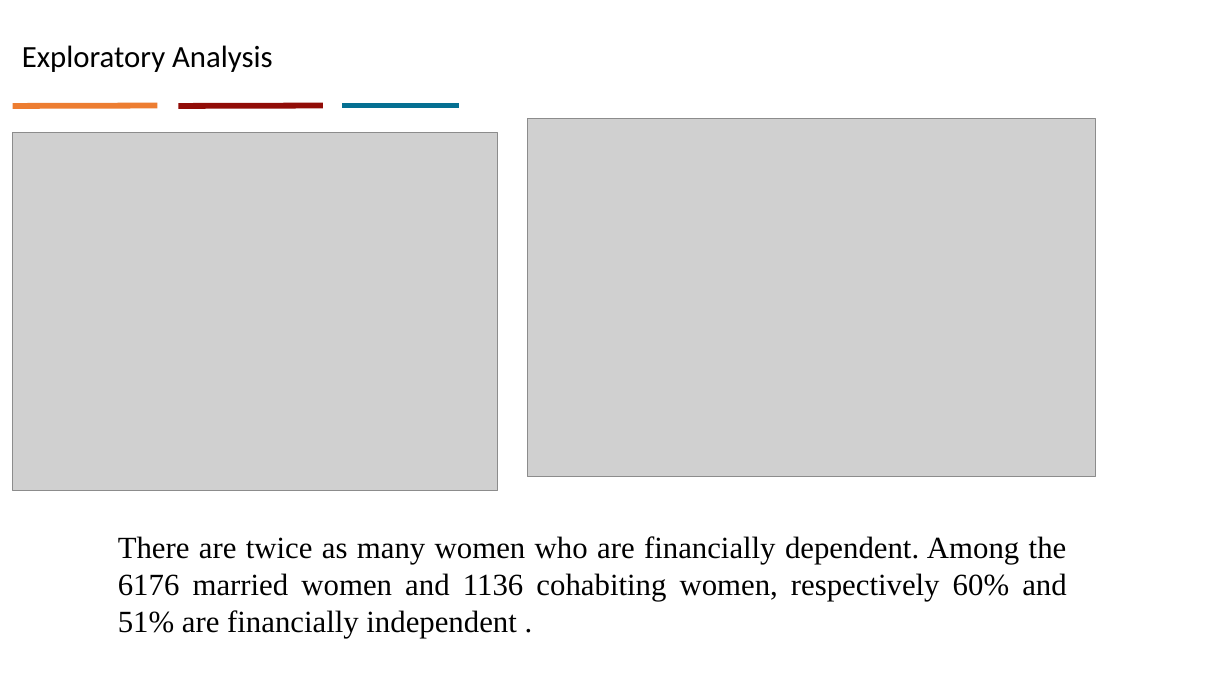
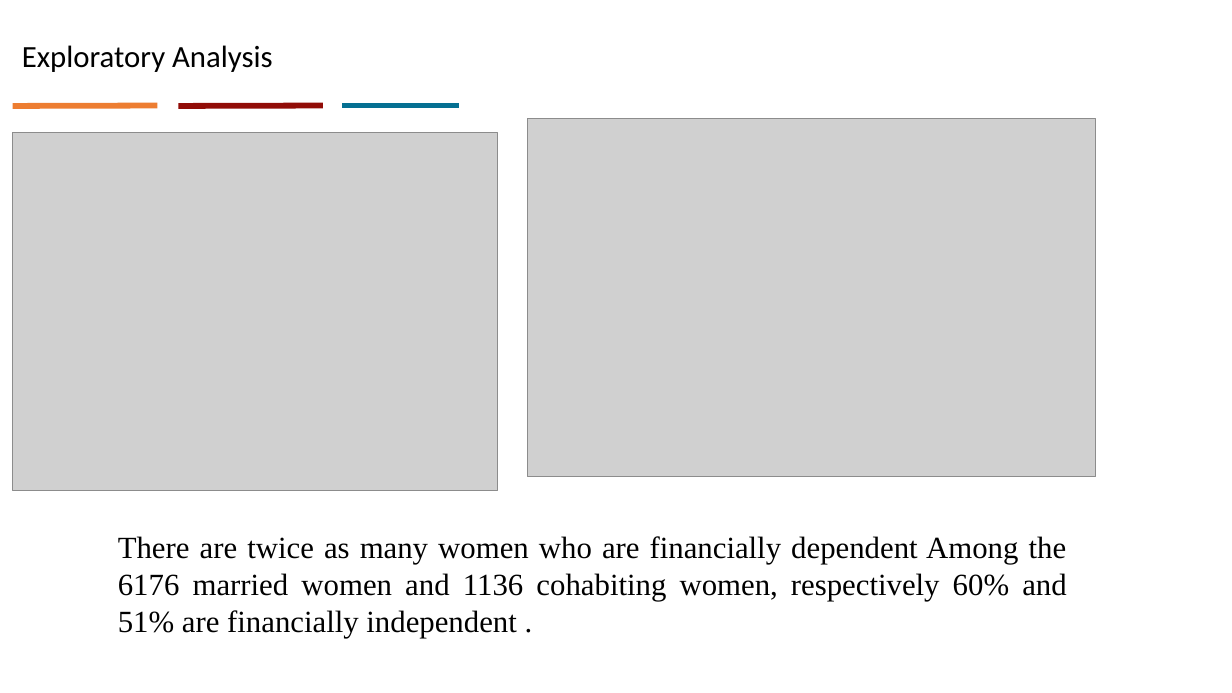
Before and after one commit to gothie348/Final-project, a slide deck: slide 5 of capstone prentation [Autosaved].pptx. Drawn at 1232x693 pixels with LibreOffice and Linux fonts; fonts in the diff are those of the drawing; grey boxes stand for pictures. Boxes give left, top, right and bottom in pixels: in the first picture for what was removed or moved away, otherwise in the second. Text is boxed around its words. In the diff, an @@ line names an element or a change of style, - is before the commit and + after.

```diff
--- a/capstone prentation [Autosaved].pptx
+++ b/capstone prentation [Autosaved].pptx
@@ text at [118,536,1067,638]: text changed @@
-There are twice as many women who are financially dependent. Among the 6176 married women and 1136 cohabiting women, respectively 60% and 51% are financially independent .
+There are twice as many women who are financially dependent Among the 6176 married women and 1136 cohabiting women, respectively 60% and 51% are financially independent .
```
Also in this commit, not shown: 2 other slides changed.
